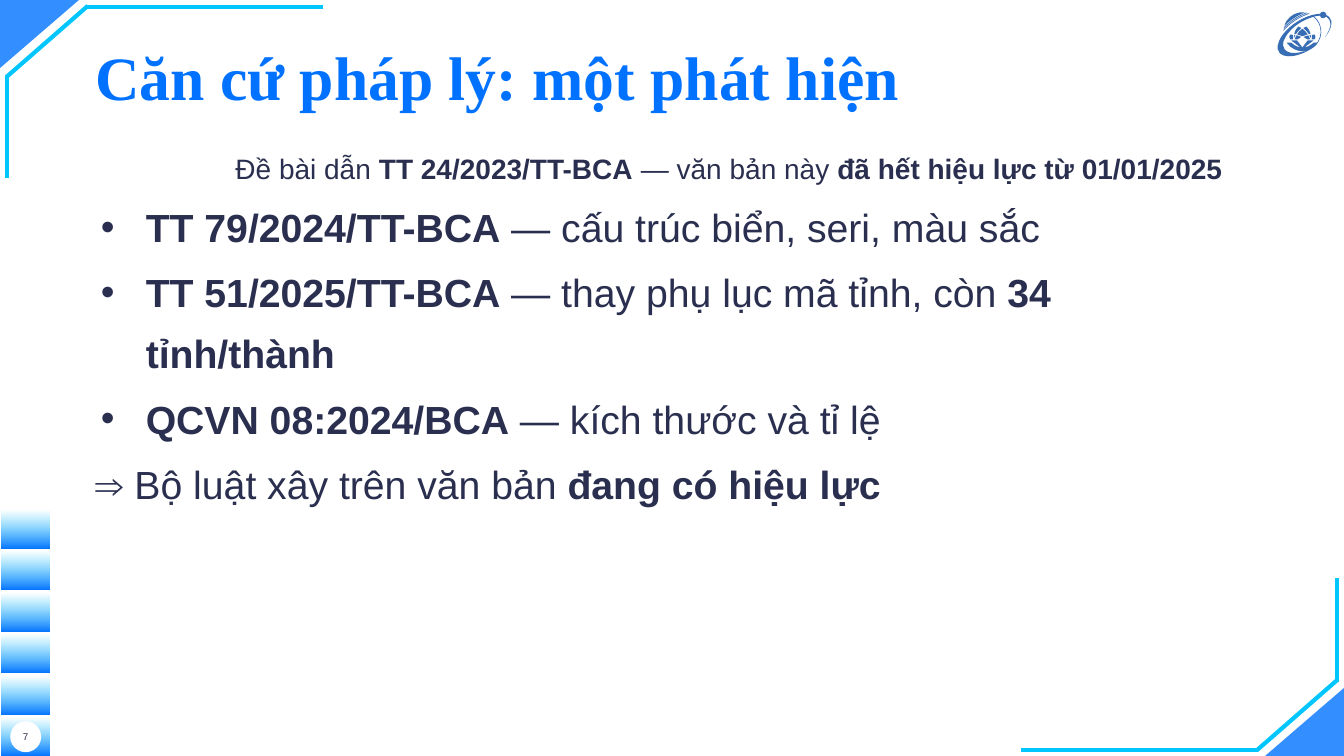
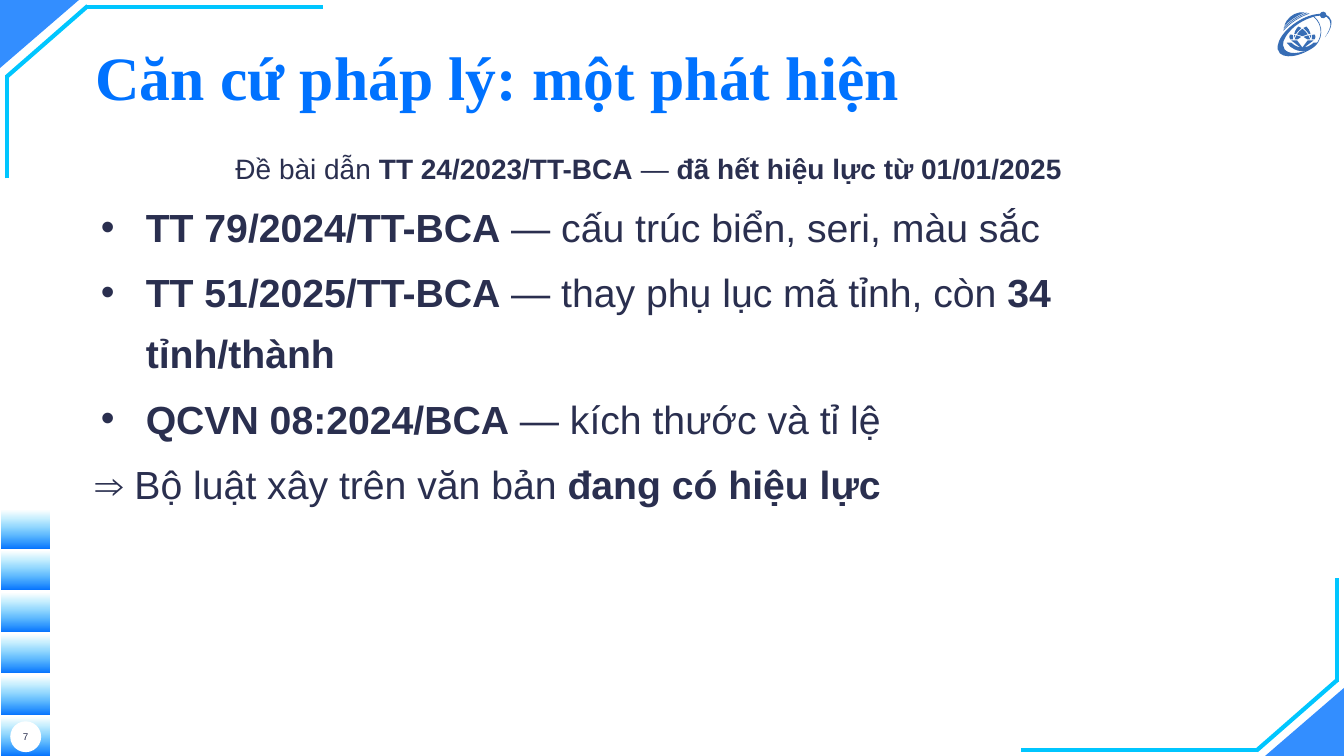
Before and after one commit to hieunguyen2604/alpr-do-an-mon-hoc, a slide deck: slide 7 of docs/slides/slides.pptx. Drawn at 1344x756 pixels with LibreOffice and Linux fonts; fonts in the diff are those of the drawing; background and template pictures are left out. Boxes give left, top, right and bottom in pixels: in the first picture for what was removed or moved away, otherwise in the second. Text is boxed around its words. In the diff, an @@ line names an element or a change of style, - is before the commit and + after.

```diff
--- a/docs/slides/slides.pptx
+++ b/docs/slides/slides.pptx
@@ text at bbox=[235, 157, 1061, 184]: text changed @@
-Đề bài dẫn TT 24/2023/TT-BCA — văn bản này đã hết hiệu lực từ 01/01/2025
+Đề bài dẫn TT 24/2023/TT-BCA — đã hết hiệu lực từ 01/01/2025
```
Also in this commit, not shown: 4 other slides changed, 8 other files.
